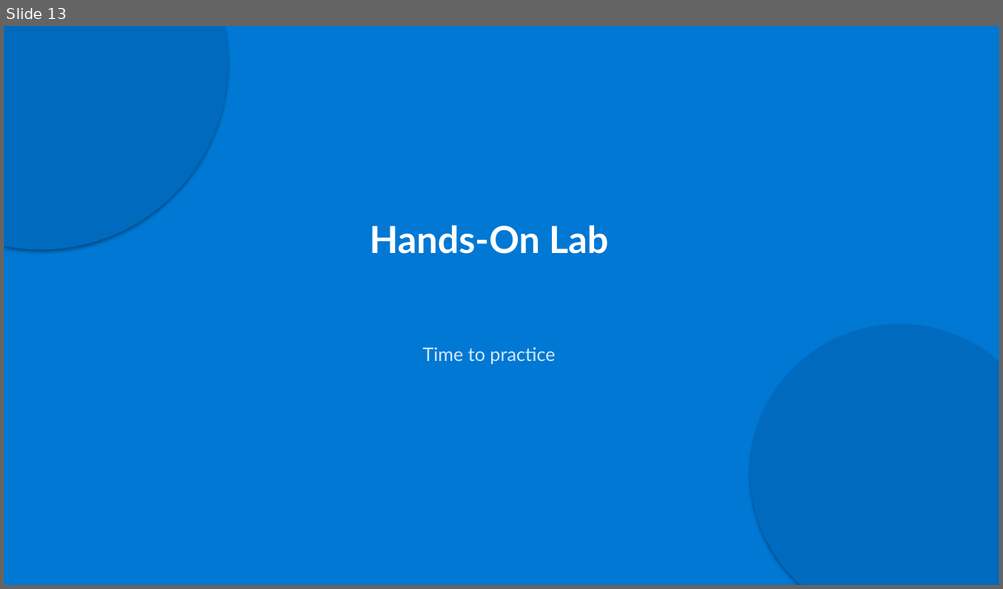
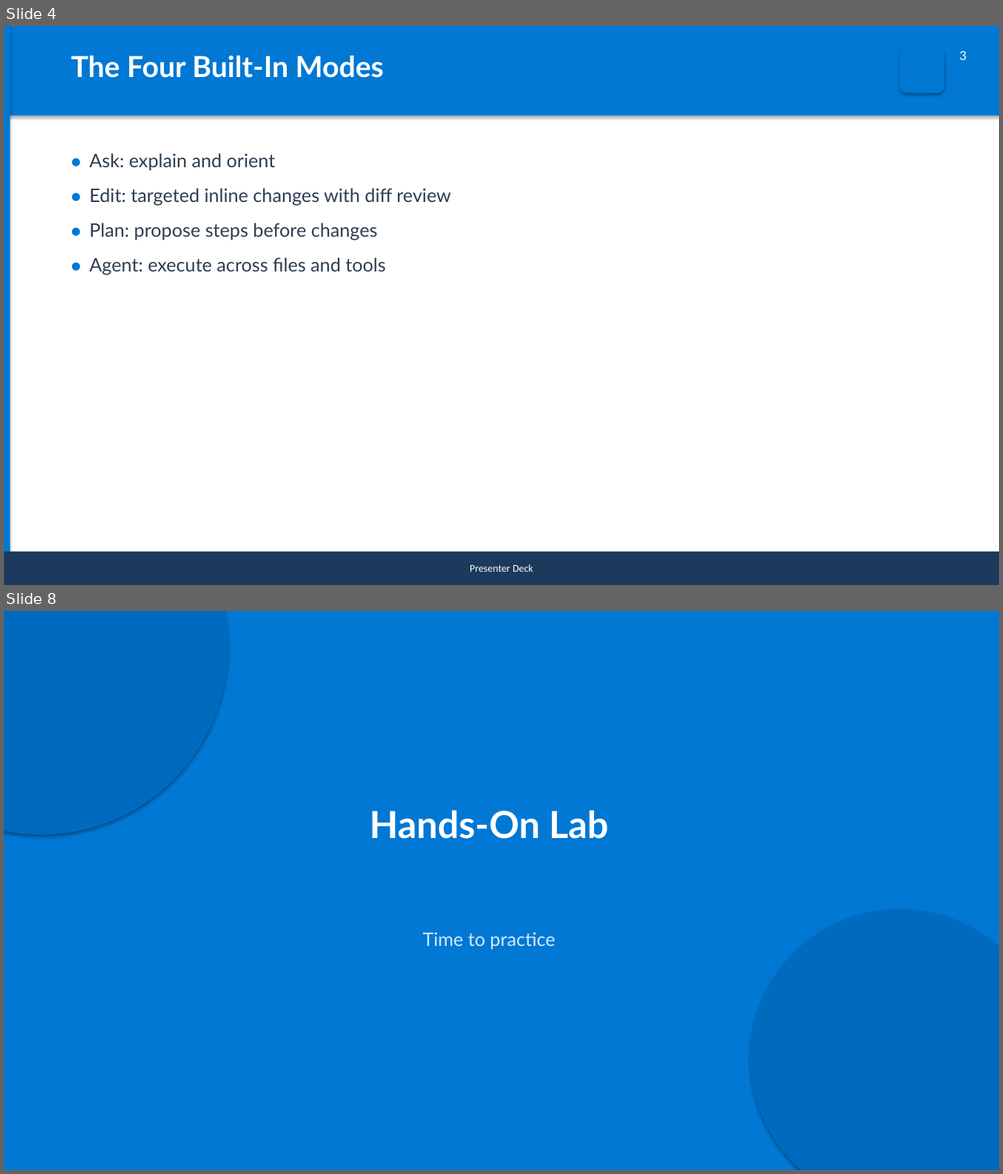
Before and after one commit to reyesry05/AI-Coding-Agent-Training, a slide deck: pptx-output/01-beginner-copilot-agent-best-practices.pptx. Shown one above the other, each under a label of ours: slide 13 before the commit, slides 4 and 8 after it; the slides between them are not shown. The pictures are 1003x589 and 1003x1174 pixels, drawn with LibreOffice and Linux fonts; fonts in the diff are those of the drawing. Boxes give left, top, right and bottom in pixels: in the first picture for what was removed or moved away, otherwise in the second. Text is boxed around its words. In the diff, an @@ line names an element or a change of style, - is before the commit and + after.

```diff
--- a/pptx-output/01-beginner-copilot-agent-best-practices.pptx
+++ b/pptx-output/01-beginner-copilot-agent-best-practices.pptx
@@ slide 4 added at <box>4,26,999,585</box>, background #FFFFFF @@
@@ rectangle added at <box>4,26,999,116</box>, fill #0078D4 @@
@@ rectangle added at <box>4,26,10,585</box>, fill #0078D4 @@
@@ text added at <box>71,56,384,78</box>, 28 pt, text #FFFFFF, bold @@
+The Four Built-In Modes
@@ rounded rectangle added at <box>899,48,944,93</box>, fill #0078D4 @@
@@ text added at <box>959,51,967,60</box>, 12 pt, text #FFFFFF @@
+3
@@ text added at <box>89,153,451,275</box>, 18 pt, text #2C3E50 @@
+● Ask: explain and orient
+● Edit: targeted inline changes with diff review
+● Plan: propose steps before changes
+● Agent: execute across files and tools
@@ rectangle added at <box>4,552,999,585</box>, fill #1B3A5C, 10 pt, text #FFFFFF @@
+Presenter Deck
@@ what was slide 13 is now slide 8 @@
```
Also in this commit, not shown: 5 slides changed, 11 other slides added, 13 slides removed, 45 other files.
